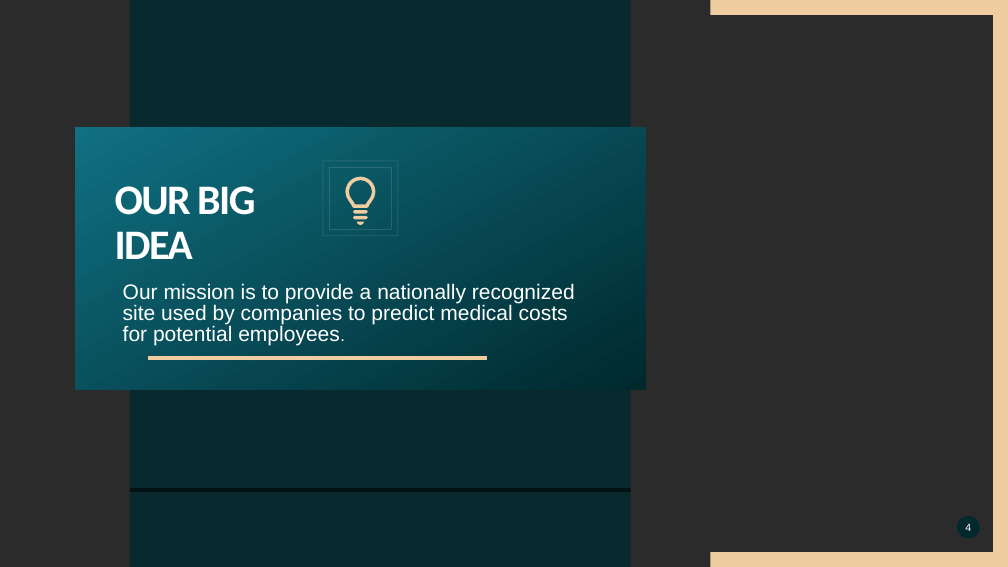
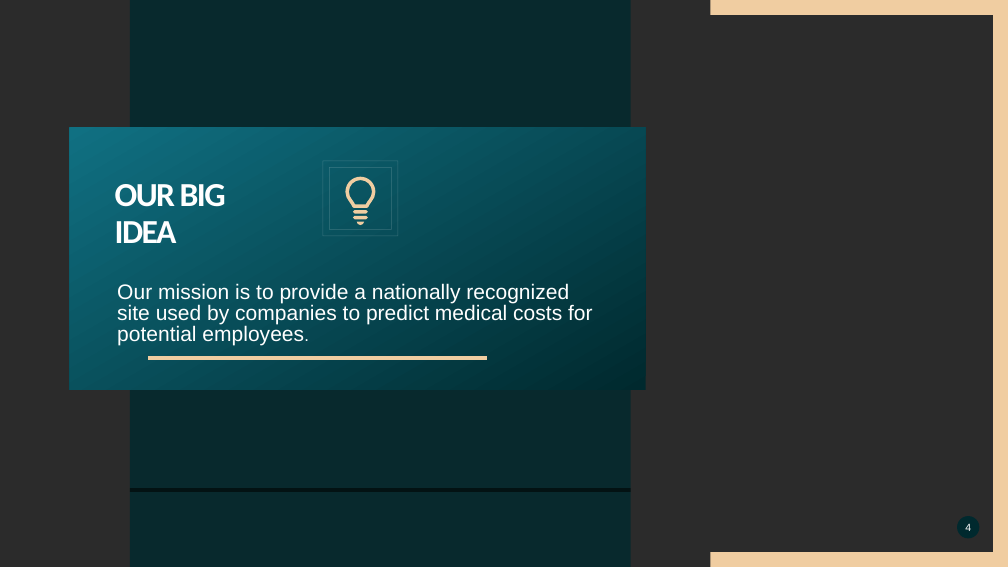
Before and after one commit to khutula/Medical-Insurance-Costs, a slide deck: slide 4 of Medical Insurance Cost.pptx. Drawn at 1008x567 pixels with LibreOffice and Linux fonts; fonts in the diff are those of the drawing; background and template pictures are left out; a plain dark background stands for a picture behind light text. Boxes give left, top, right and bottom in pixels: in the first picture for what was removed or moved away, otherwise in the second. Text is boxed around its words. In the diff, an @@ line names an element or a change of style, - is before the commit and + after.

```diff
--- a/Medical Insurance Cost.pptx
+++ b/Medical Insurance Cost.pptx
@@ text "Our mission is to provide ...": place and size @@
-text "Our mission is to provide ..." at [75,128,646,390]
+text "Our mission is to provide ..." at [70,128,646,390]
@@ title "OUR BIG IDEA" at [115,184,226,243]: size 40 to 32 pt @@
```
Also in this commit, not shown: 7 other slides changed, 3 slides added, 2 slides removed.
